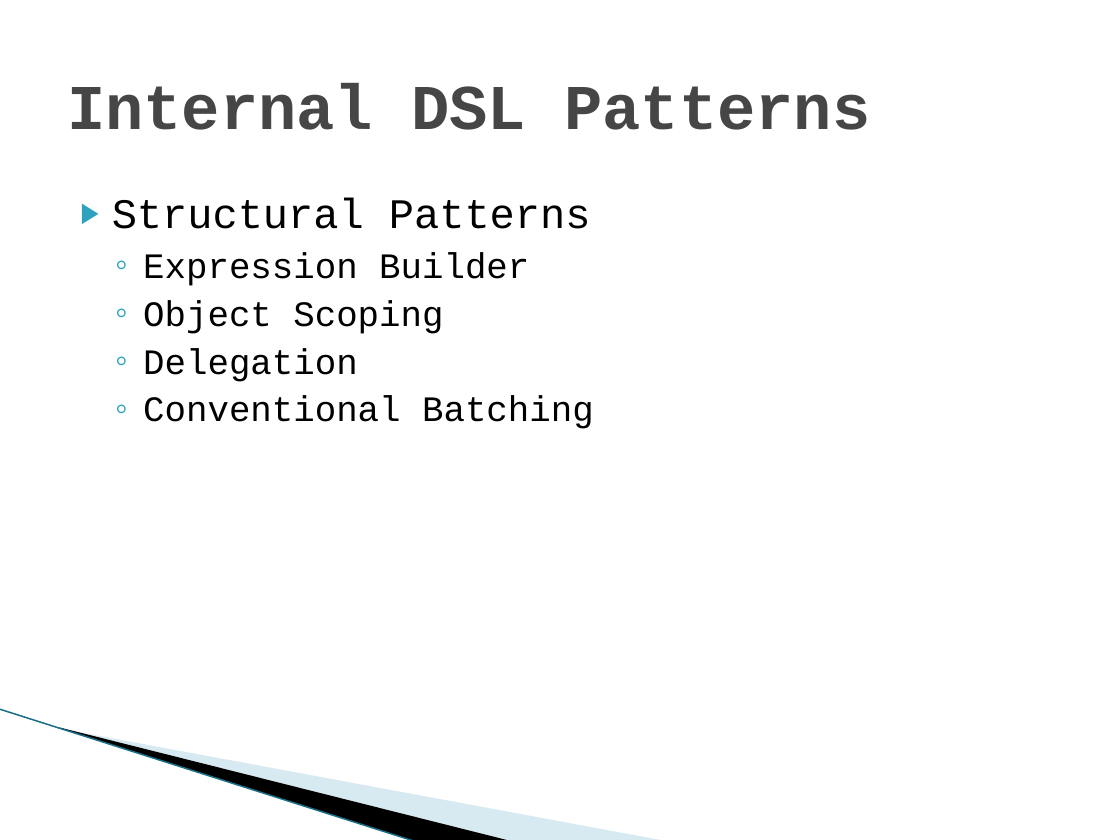
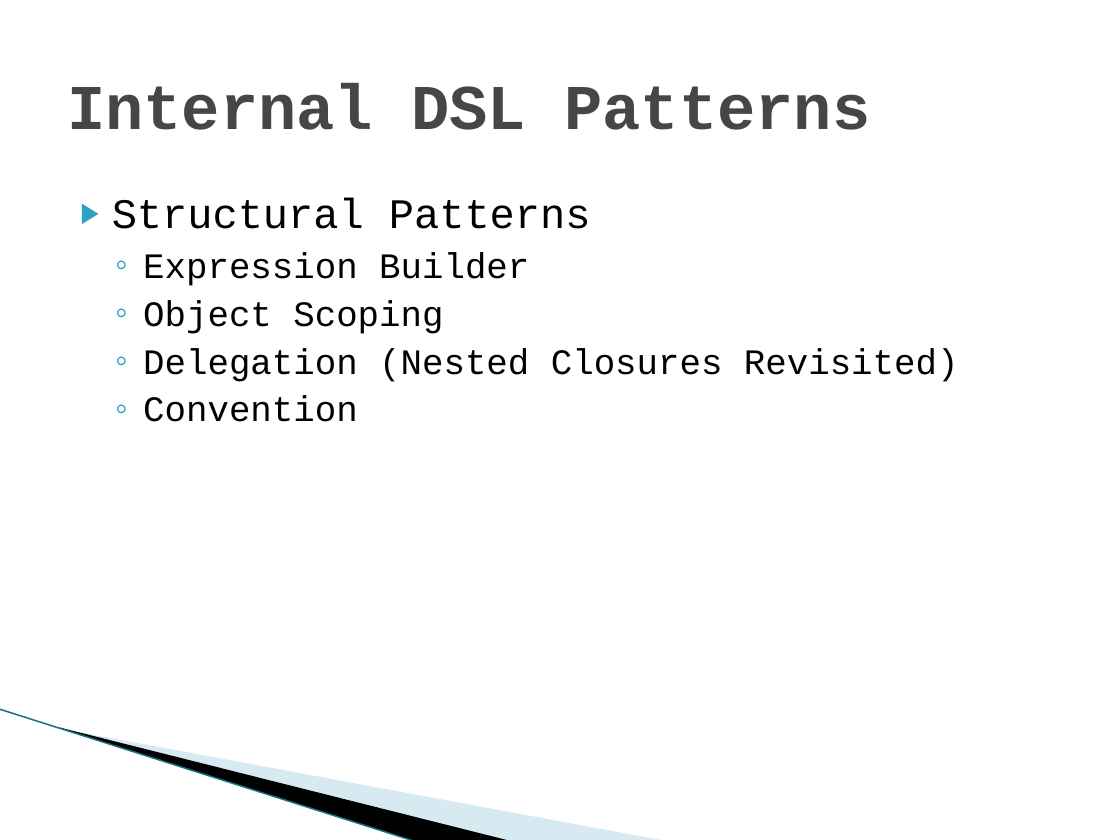
Before and after one commit to diabluchanskyi/pablo, a slide deck: slide 9 of presentations/chadmyers/InternalDSLs/doc/Internal Domain-specific Languages in CSharp.pptx. Drawn at 1120x840 pixels with LibreOffice and Linux fonts; fonts in the diff are those of the drawing; background and template pictures are left out. Boxes give left, top, right and bottom in pixels: in the first picture for what was removed or moved away, otherwise in the second. Text is boxed around its words. In the diff, an @@ line names an element or a change of style, - is before the commit and + after.

```diff
--- a/presentations/chadmyers/InternalDSLs/doc/Internal Domain-specific Languages in CSharp.pptx
+++ b/presentations/chadmyers/InternalDSLs/doc/Internal Domain-specific Languages in CSharp.pptx
@@ text at (143, 348, 959, 422): text changed @@
-  ◦ Delegation
-  ◦ Conventional Batching
+  ◦ Delegation (Nested Closures Revisited)
+  ◦ Convention
```
Also in this commit, not shown: 1 other slide changed, 12 slides added, 11 other files.
